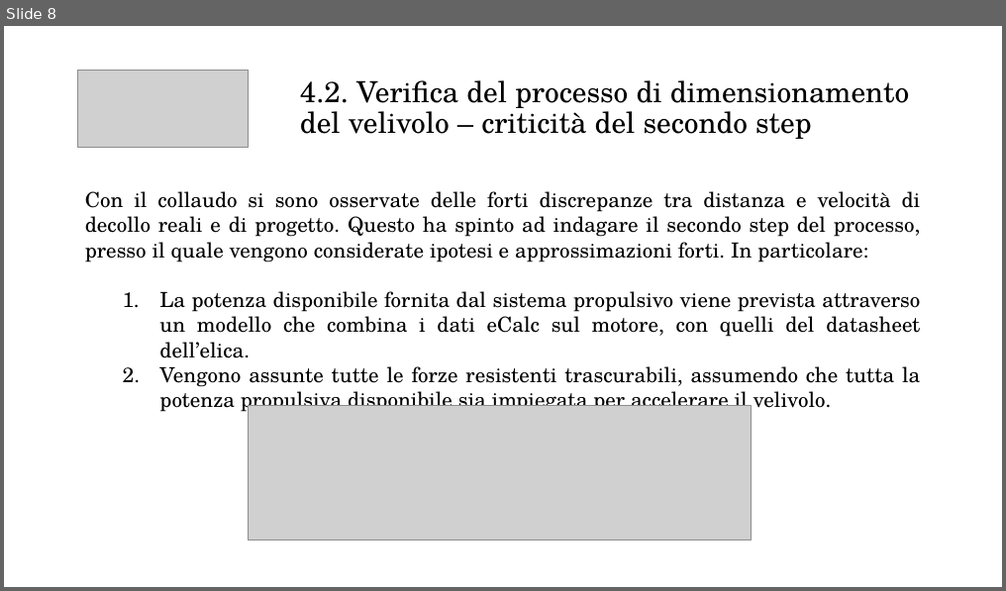
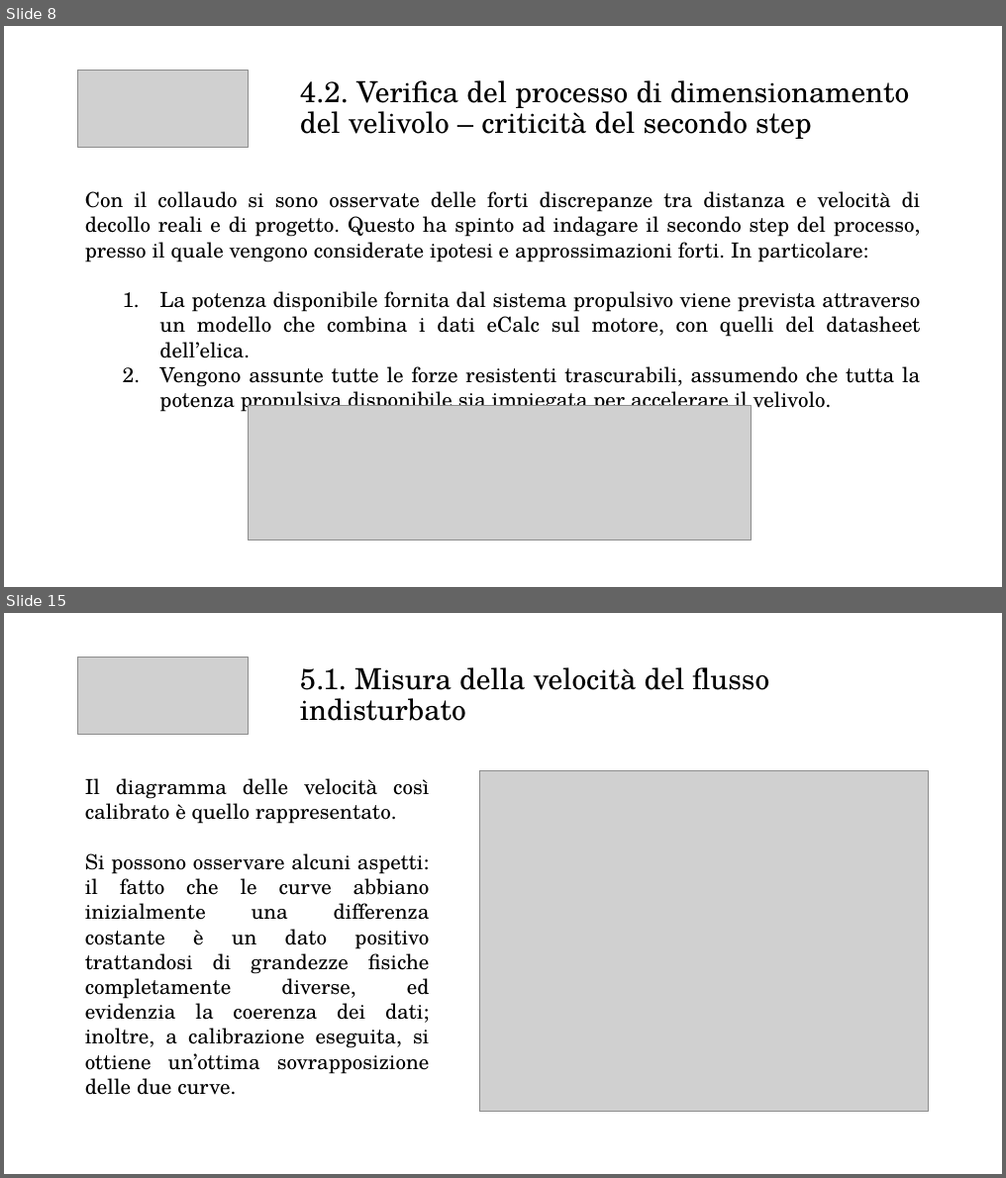
Before and after one commit to emanuele-cason/Tesi, a slide deck: Presentazione/Presentazione relazione.pptx. Shown one above the other, each under a label of ours: slide 8 before the commit, slides 8 and 15 after it; the slides between them are not shown. The pictures are 1006x591 and 1006x1178 pixels, drawn with LibreOffice and Linux fonts; fonts in the diff are those of the drawing; grey boxes stand for pictures. Boxes give left, top, right and bottom in pixels: in the first picture for what was removed or moved away, otherwise in the second. Text is boxed around its words. In the diff, an @@ line names an element or a change of style, - is before the commit and + after.

```diff
--- a/Presentazione/Presentazione relazione.pptx
+++ b/Presentazione/Presentazione relazione.pptx
@@ slide 15 added at bbox=[4, 613, 1002, 1174], background #FFFFFF @@
@@ picture added at bbox=[77, 658, 248, 735] @@
@@ text added at bbox=[300, 667, 769, 721], 28 pt, text #000000 @@
+5.1. Misura della velocità del flusso indisturbato
@@ text added at bbox=[85, 778, 430, 1074], 20 pt, text #000000 @@
+Il diagramma delle velocità così calibrato è quello rappresentato.
+Si possono osservare alcuni aspetti: il fatto che le curve abbiano inizialmente una differenza costante è un dato positivo trattandosi di grandezze fisiche completamente diverse, ed evidenzia la coerenza dei dati; inoltre, a calibrazione eseguita, si ottiene un’ottima sovrapposizione delle due curve.
@@ picture added at bbox=[479, 770, 929, 1112] @@
```
Also in this commit, not shown: 4 slides changed, 3 other slides added, 3 other files.
